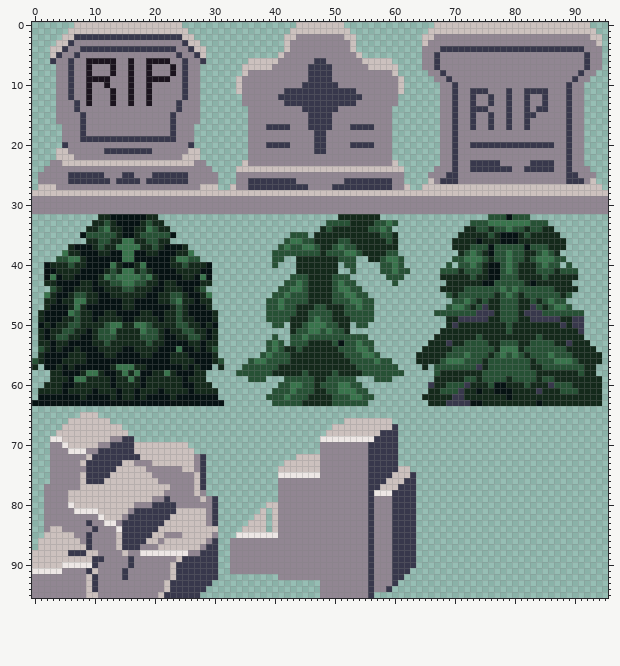
Sprite sheet: images/graveyardObjects.png. This is how it looked before the edit.
The file is 96x96 pixels.
Once edited:
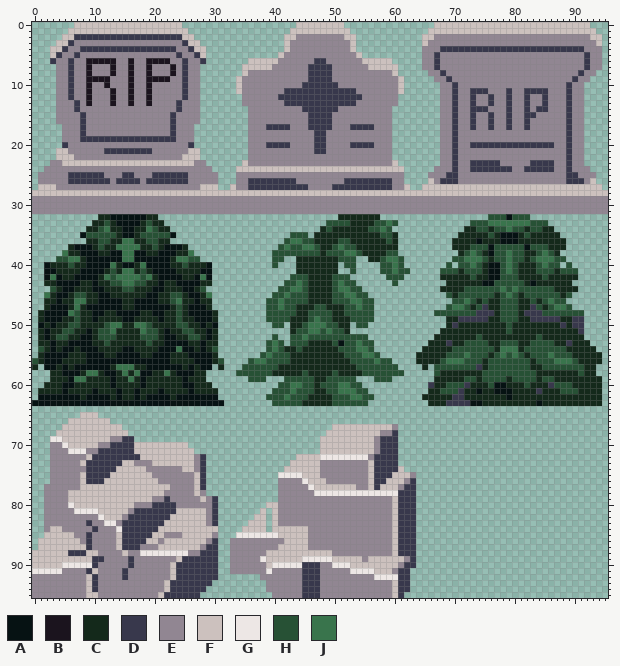
Palette (. is transparent): A #061213  B #1b141e  C #14291b  D #38384c  E #918692  F #ccc1be  G #ede7e5  H #275135  J #39744c
From old to new:
The edit adds colour D in row 92 at x 62; in rows 93 to 94 at x 45 to 47 and 61 to 62; in row 95 at x 45 to 47 and 61.
Colour E gives way to colour D in rows 90 to 92 at x 45 to 47.
The edit adds colour E in row 92 at x 38 to 40; in rows 93 to 94 at x 39 to 44; in row 95 at x 40 to 44 and 57 to 59.
Colour D gives way to colour E in row 67 at x 60; in row 68 at x 58 to 59; in rows 69 to 71 at x 57; in row 72 at x 56; in row 75 at x 63; in row 76 at x 62.
Colour D gives way to colour E in row 77 at x 61; in rows 79 to 88 at x 56; in row 89 at x 62; in row 90 at x 61; in row 91 at x 60; in rows 92 to 93 at x 56.
Colour D gives way to colour E in row 94 at x 56 and 59; in row 95 at x 56.
The edit adds colour F in rows 94 to 95 at x 60.
Colour D gives way to colour F in rows 70 to 71 at x 56; in rows 73 to 77 at x 56; in rows 79 to 88 at x 60; in row 89 at x 56 and 60 to 61; in row 90 at x 56 and 60; in row 93 at x 60.
Colour E gives way to colour F in rows 70 to 71 at x 48 to 55; in row 76 at x 46 to 48; in row 77 at x 47 to 53; in rows 84 to 85 at x 41 to 45; in row 86 at x 42 to 45; in row 87 at x 41 to 45.
Colour E gives way to colour F in row 88 at x 39 to 49; in row 89 at x 39 to 44, 50 to 54 and 57 to 59; in row 90 at x 39, 53 to 55 and 57 to 59; in row 91 at x 57 to 59.
Colour G gives way to colour F in row 69 at x 48 to 56; in row 75 at x 45 to 47.
Colour D gives way to colour G in row 78 at x 56 and 60; in row 91 at x 56; in row 92 at x 60.
Colour E gives way to colour G in row 72 at x 48 to 55; in row 76 at x 45; in row 77 at x 46; in row 78 at x 47 to 55; in row 89 at x 38 and 45 to 49; in row 90 at x 40 to 44 and 50 to 52.
Colour E gives way to colour G in row 91 at x 39 and 53 to 55; in row 92 at x 57 to 59.
Colour F is removed in row 66 at x 52 to 59; in row 73 at x 42; in row 74 at x 41 and 62.
Boxes around the changes in both pictures, in picture pixels (x1, y1, x2, y2):
changed: (260, 418, 416, 598)
